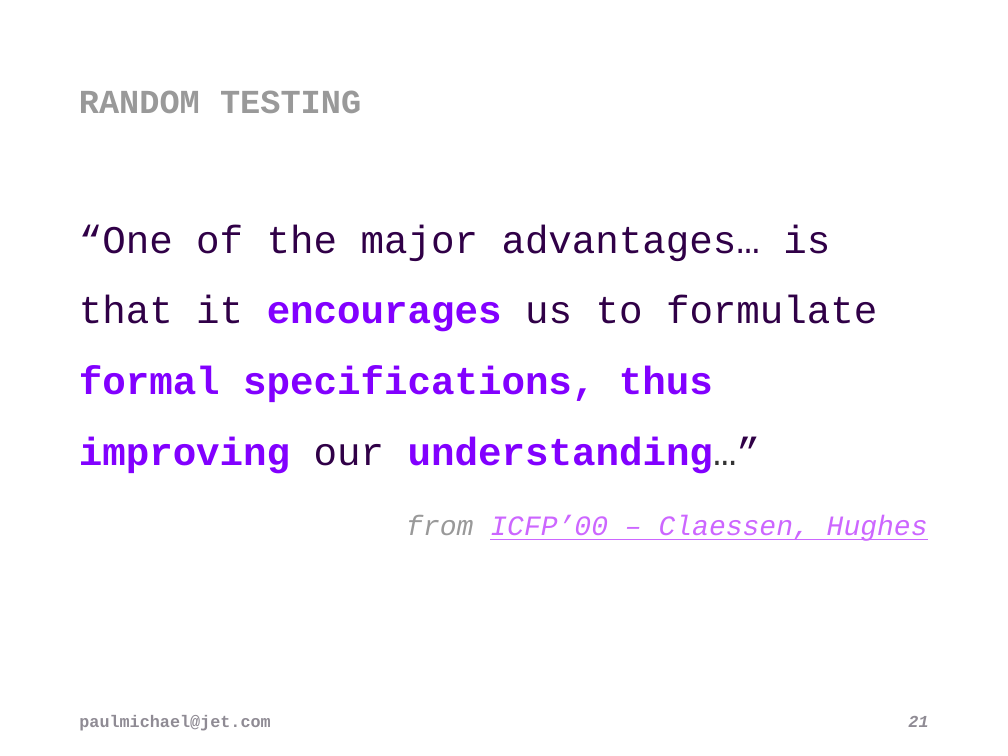
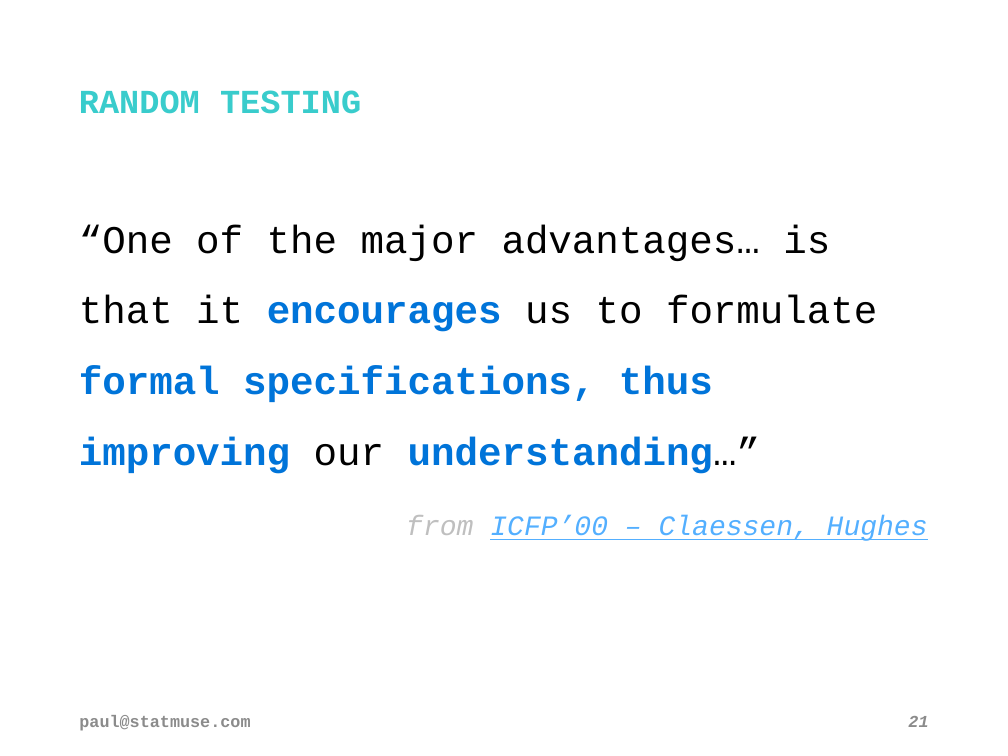
Before and after one commit to pblasucci/quickpbt, a slide deck: slide 21 of quickpbt.pptx. Drawn at 1008x756 pixels with LibreOffice and Linux fonts; fonts in the diff are those of the drawing; background and template pictures are left out. Boxes give left, top, right and bottom in pixels: in the first picture for what was removed or moved away, otherwise in the second. Text is boxed around its words. In the diff, an @@ line names an element or a change of style, - is before the commit and + after.

Commit message:
updated slide deck (statmuse); added pdf version of presentation

```diff
--- a/quickpbt.pptx
+++ b/quickpbt.pptx
@@ title "RANDOM TESTING “One of the ..." at bbox=[79, 90, 877, 474]: text colour #999999 to #39CCCC in "RANDOM TESTING"; text colour #300047 to #000000 in "“One of the major advantages… is that ..."; text colour #8200FF to #0074D9 in "encourages formal specifications, thus improving understandi ..."; text colour #333333 to #000000 in "understanding…”" @@
@@ text "from ICFP’00 – Claessen, Hughes" at bbox=[406, 515, 928, 541]: text colour #999999 to #BFBFBF in "from"; text colour #CC66FF to #53AFFF in "ICFP’00 – Claessen, Hughes" @@
@@ text at bbox=[79, 715, 250, 731]: text changed; text colour #8F8C95 to #8C8C8C @@
-paulmichael@jet.com
+paul@statmuse.com
```
Also in this commit, not shown: 22 other slides changed, 1 other file.
